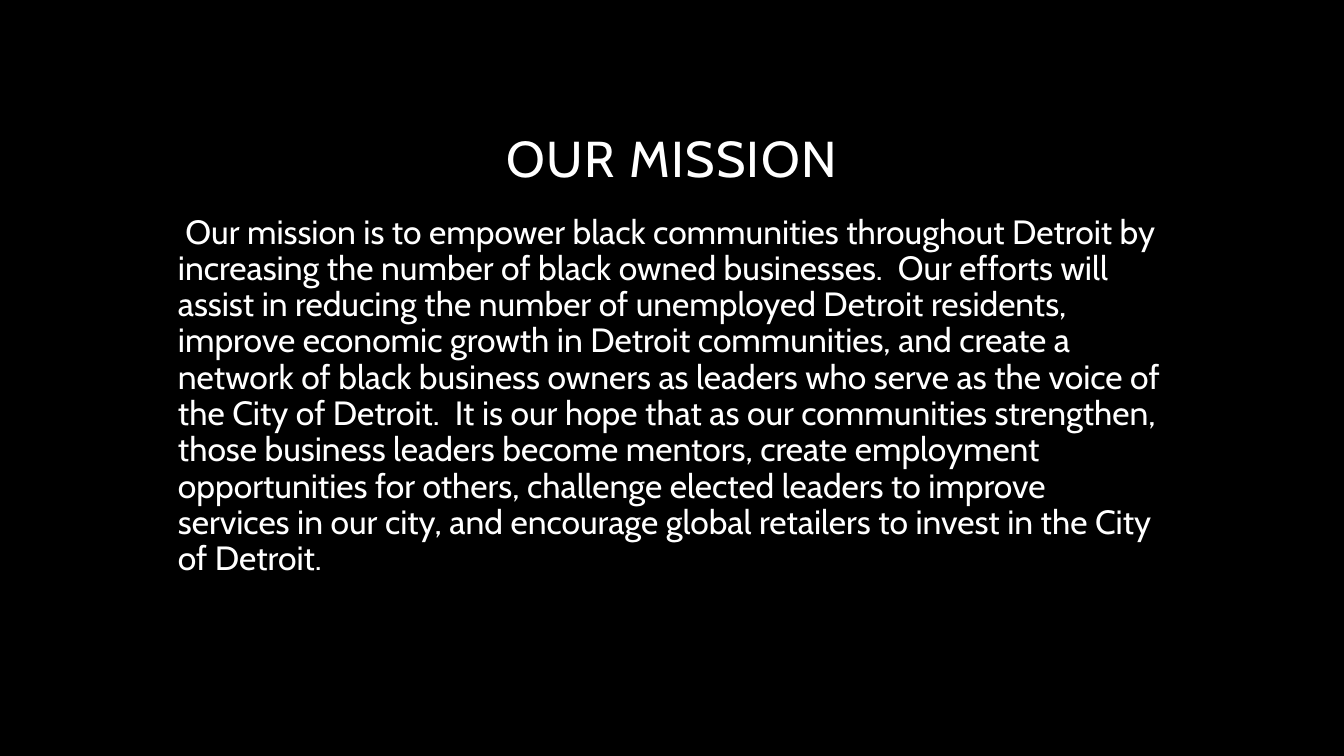
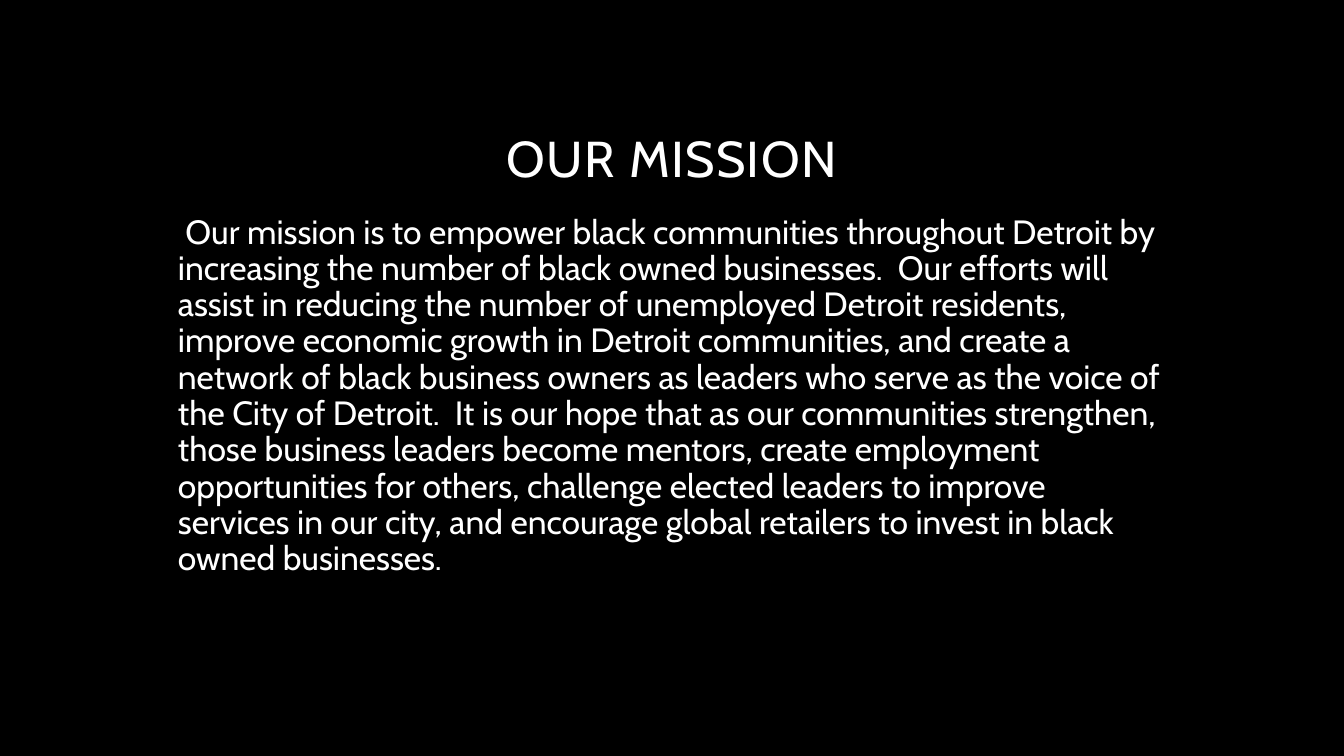
Before and after one commit to KimSmith22/school, a slide deck: slide 2 of collection/NumberOneTraining.pptx. Drawn at 1344x756 pixels with LibreOffice and Linux fonts; fonts in the diff are those of the drawing; background and template pictures are left out. Boxes give left, top, right and bottom in pixels: in the first picture for what was removed or moved away, otherwise in the second. Text is boxed around its words. In the diff, an @@ line names an element or a change of style, - is before the commit and + after.

```diff
--- a/collection/NumberOneTraining.pptx
+++ b/collection/NumberOneTraining.pptx
@@ text at [178,218,1159,571]: text changed @@
-Our mission is to empower black communities throughout Detroit by increasing the number of black owned businesses. Our efforts will assist in reducing the number of unemployed Detroit residents, improve economic growth in Detroit communities, and create a network of black business owners as leaders who serve as the voice of the City of Detroit. It is our hope that as our communities strengthen, those business leaders become mentors, create employment opportunities for others, challenge elected leaders to improve services in our city, and encourage global retailers to invest in the City of Detroit.
+Our mission is to empower black communities throughout Detroit by increasing the number of black owned businesses. Our efforts will assist in reducing the number of unemployed Detroit residents, improve economic growth in Detroit communities, and create a network of black business owners as leaders who serve as the voice of the City of Detroit. It is our hope that as our communities strengthen, those business leaders become mentors, create employment opportunities for others, challenge elected leaders to improve services in our city, and encourage global retailers to invest in black owned businesses.
```
Also in this commit, not shown: 6 other slides changed, 2 other files.
